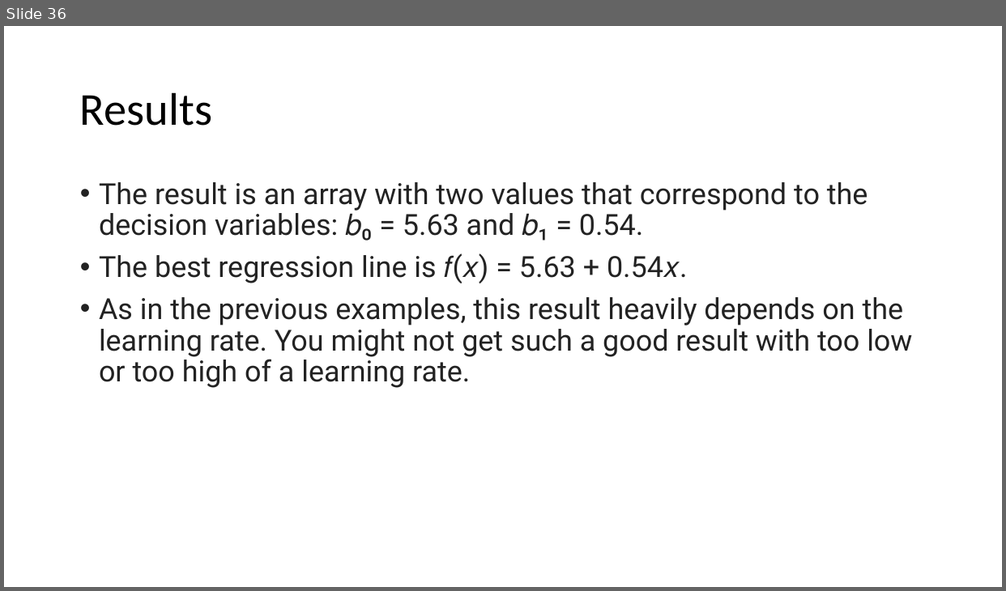
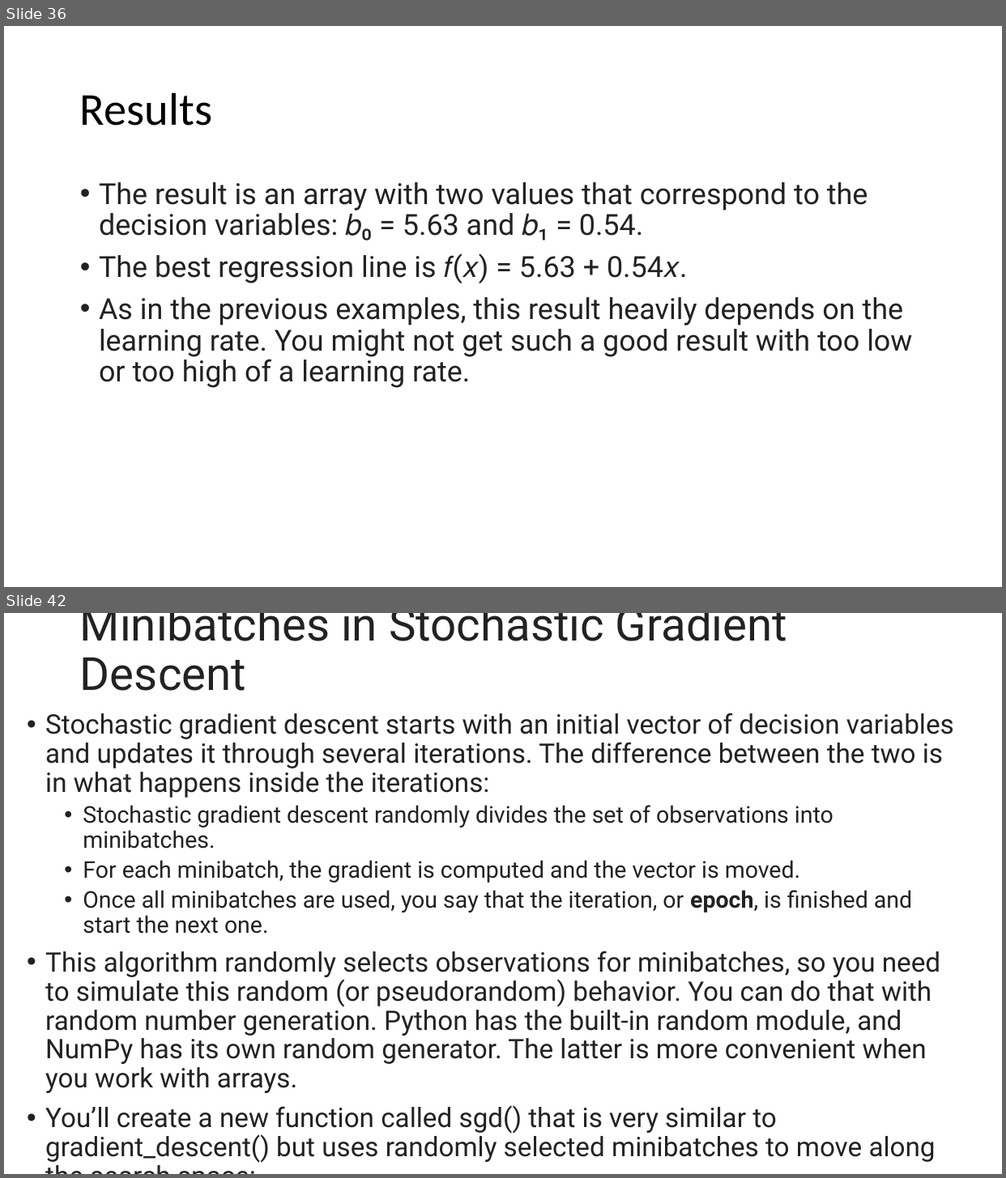
Before and after one commit to motazsaad/Math-Statistics-DataScience, a slide deck: slides/Stochastic Gradient Descent Algorithm.pptx. Shown one above the other, each under a label of ours: slide 36 before the commit, slides 36 and 42 after it; the slides between them are not shown. The pictures are 1006x591 and 1006x1178 pixels, drawn with LibreOffice and Linux fonts; fonts in the diff are those of the drawing. Boxes give left, top, right and bottom in pixels: in the first picture for what was removed or moved away, otherwise in the second. Text is boxed around its words. In the diff, an @@ line names an element or a change of style, - is before the commit and + after.

```diff
--- a/slides/Stochastic Gradient Descent Algorithm.pptx
+++ b/slides/Stochastic Gradient Descent Algorithm.pptx
@@ slide 42 added at (4, 613, 1002, 1174), background #FFFFFF @@
@@ title added at (80, 613, 787, 691), 44 pt, text #222222 @@
+Minibatches in Stochastic Gradient Descent
@@ text added at (45, 713, 954, 1163), 25.9 pt, text #222222 @@
+• Stochastic gradient descent starts with an initial vector of decision variables and updates it through several iterations. The difference between the two is in what happens inside the iterations:
+  • Stochastic gradient descent randomly divides the set of observations into minibatches.
+  • For each minibatch, the gradient is computed and the vector is moved.
+  • Once all minibatches are used, you say that the iteration, or epoch, is finished and start the next one.
+• This algorithm randomly selects observations for minibatches, so you need to simulate this random (or pseudorandom) behavior. You can do that with random number generation. Python has the built-in random module, and NumPy has its own random generator. The latter is more convenient when you work with arrays.
+• You’ll create a new function called sgd() that is very similar to gradient_descent() but uses randomly selected minibatches to move along the search space:
```
Also in this commit, not shown: 15 other slides added, 2 slides removed.
